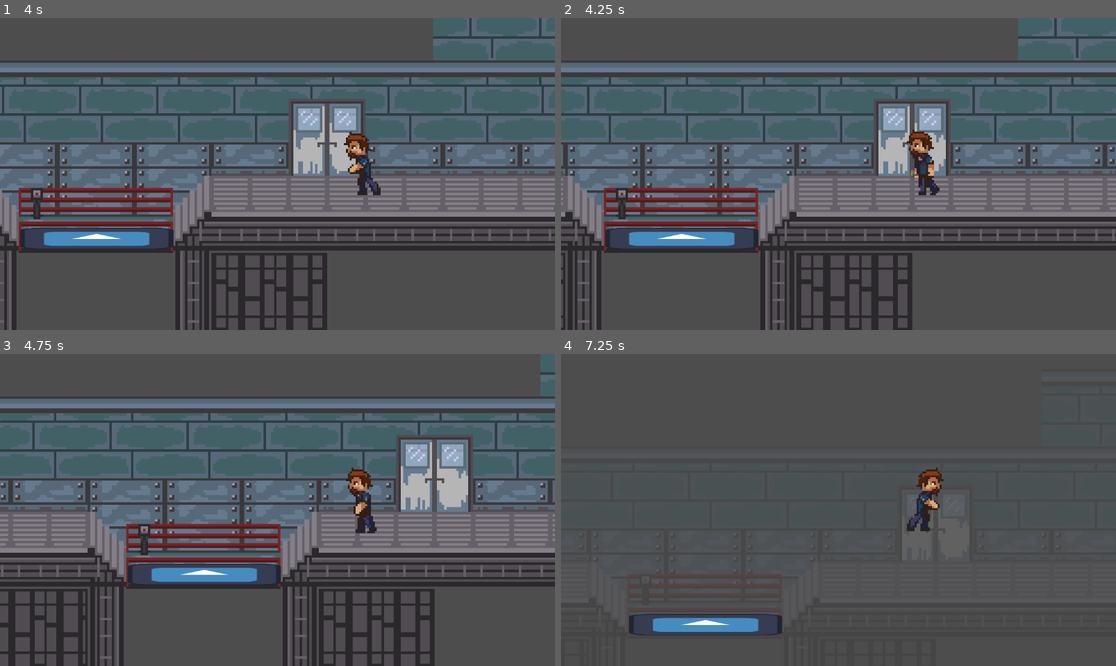
Above: before the commit, frames 1-4 (two rows, left to right).
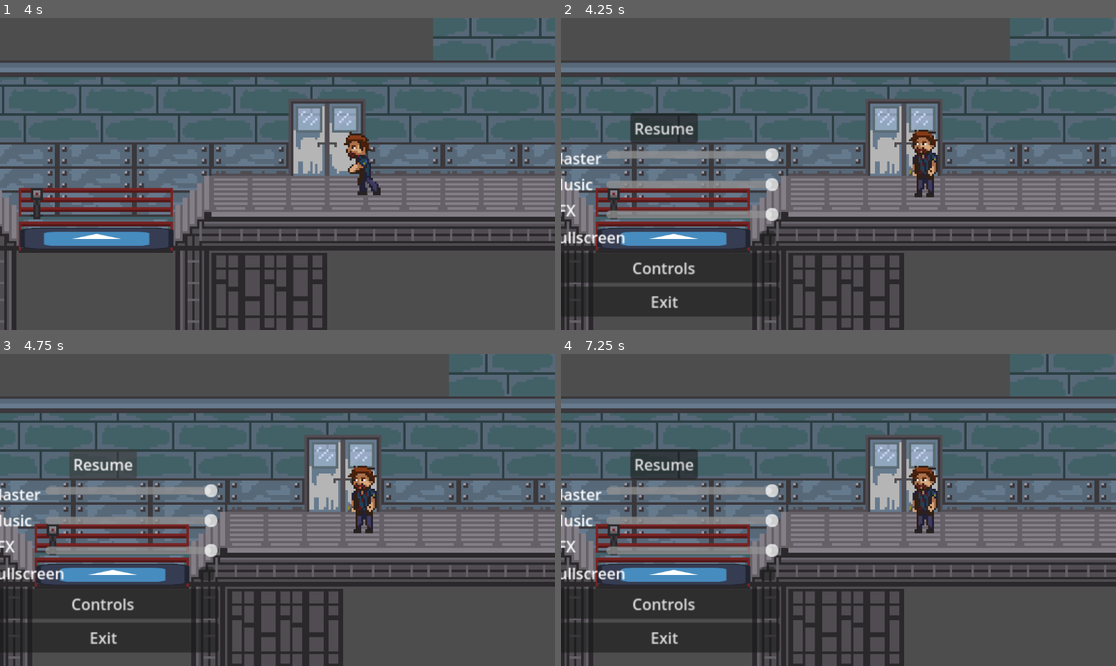
Above: after the commit, the same moments.

Repository: ZixHD/Toxic-Terror-Gamejam
Game: Godot game, scene res://Map/test.tscn
Two runs of this game, one before a commit and one after it. Both use one fixed random seed, a clock stepped at 60 frames per second and the inputs below. The project has no main scene, so this scene is started directly. The engine's default icon, where the game draws it, is replaced by a stand-in: a white triangle on a blue panel in a dark square.
Inputs (mouse positions are in pixels of both pictures, inside the frame that each line leads up to):
- Up to frame 1 (4 s): tap Enter at 0.5 s; move the mouse to (399, 158) at 0.52 s; hold D (right) 0.53-1.28 s; hold E (interact) 0.53-1.28 s; click (399, 158) at 0.67 s; move the mouse to (166, 189) at 1.27 s; hold S (down) 1.28-2.03 s; tap Shift (run) at 1.35, 2.85 s; move the mouse to (333, 105) at 2.02 s; hold D (right) 2.03-2.78 s; hold E (interact) 2.03-2.78 s; move the mouse to (249, 236) at 2.77 s; hold W (up) 2.78-3.53 s; click (249, 236) at 2.92 s; move the mouse to (444, 220) at 3.52 s; hold A (left) from 3.53 s (still down); hold E (interact) from 3.53 s (still down)
- Up to frame 2 (4.25 s): keep holding A (left); keep holding E (interact); tap Escape (pause, bound only after the commit) at 4.15 s
- Up to frame 3 (4.75 s): keep holding A (left); move the mouse to (111, 463) at 4.27 s; release E (interact) at 4.28 s; tap Shift (run) at 4.35 s
- Up to frame 4 (7.25 s): move the mouse to (866, 510) at 5.02 s; release A (left) at 5.03 s; hold S (down) 5.03-5.78 s; hold E (interact) 5.03-5.78 s; click (866, 510) at 5.17 s; move the mouse to (755, 432) at 5.77 s; hold D (right) 5.78-6.53 s; tap Shift (run) at 5.85 s; move the mouse to (960, 494) at 6.52 s; hold W (up) from 6.53 s (still down); hold E (interact) from 6.53 s (still down)

Frame 1 is identical in both runs. In frame 2, 22% of the frame differs, in the area x 0-100%, y 0-100%; in frame 3, 33%; in frame 4, 59%.

Commit message:
added settings

Diff:
--- a/toxic-terror-gamejam/Entity/Player/Player.tscn
+++ b/toxic-terror-gamejam/Entity/Player/Player.tscn
@@ -131,7 +131,7 @@
 texture = SubResource("PortableCompressedTexture2D_0s3jf")
 hframes = 5
 vframes = 5
-frame = 7
+frame = 18
 metadata/_aseprite_wizard_interface_config_ = {
 "pending_changes": {}
 }
--- a/toxic-terror-gamejam/Entity/Player/player.gd
+++ b/toxic-terror-gamejam/Entity/Player/player.gd
@@ -12,7 +12,4 @@
 const GRAVITY = 1500.0;
 
 func physics_process(_delta: float) -> void:
-	if cutscene:
-		velocity = Vector2.ZERO
-
 	pass
--- /dev/null
+++ b/toxic-terror-gamejam/Map/test.gd
@@ -0,0 +1,11 @@
+extends Node2D
+
+@onready var settings: Control = $Settings
+
+
+func _unhandled_input(event: InputEvent) -> void:
+	if event.is_action_pressed("pause"):
+		Engine.time_scale = 0
+		settings.visible = true;
+
+		get_tree().root.get_viewport().set_input_as_handled()
--- a/toxic-terror-gamejam/Map/test.tscn
+++ b/toxic-terror-gamejam/Map/test.tscn
@@ -1,11 +1,13 @@
-[gd_scene load_steps=13 format=4 uid="uid://bxs3kw4grss7j"]
-
+[gd_scene load_steps=15 format=4 uid="uid://bxs3kw4grss7j"]
+
+[ext_resource type="Script" uid="uid://buo767vbaef46" path="res://Map/test.gd" id="1_3noip"]
 [ext_resource type="PackedScene" uid="uid://ctu01ogyncypp" path="res://Entity/Player/Player.tscn" id="1_hxx1a"]
 [ext_resource type="Texture2D" uid="uid://b528bfukrqv0k" path="res://Assets/Map/Entrance.png" id="1_kmgeg"]
 [ext_resource type="Texture2D" uid="uid://c2wgwwhw7tct5" path="res://Assets/Map/WholeMap.png" id="2_lhw50"]
 [ext_resource type="PackedScene" uid="uid://dg17rlvu6dhy2" path="res://Entity/KeyPad/key_pad.tscn" id="3_lhw50"]
 [ext_resource type="Script" uid="uid://b4o2tnpc0heat" path="res://Map/door_1.gd" id="5_0q0wn"]
 [ext_resource type="PackedScene" uid="uid://cqjl7myebbg2s" path="res://Entity/Elevator/elevator.tscn" id="6_tyb8m"]
+[ext_resource type="PackedScene" uid="uid://by88lr47yw5hw" path="res://UI/GameScreens/Settings/settings.tscn" id="8_xpynk"]
 
 [sub_resource type="TileSetAtlasSource" id="TileSetAtlasSource_3d36u"]
 texture = ExtResource("1_kmgeg")
@@ -667,6 +669,7 @@
 size = Vector2(74, 77)
 
 [node name="Node2D" type="Node2D"]
+script = ExtResource("1_3noip")
 
 [node name="TileMapLayer" type="TileMapLayer" parent="."]
 texture_filter = 1
@@ -706,17 +709,24 @@
 [node name="Doors" type="Node" parent="."]
 
 [node name="Door_1" type="Area2D" parent="Doors"]
-position = Vector2(-121, 151)
+position = Vector2(798, 232)
 collision_layer = 0
 collision_mask = 2
 script = ExtResource("5_0q0wn")
 
 [node name="CollisionShape2D" type="CollisionShape2D" parent="Doors/Door_1"]
-position = Vector2(2, 10.5)
+position = Vector2(-920, -75)
 shape = SubResource("RectangleShape2D_lhw50")
 
 [node name="Elevator" parent="." instance=ExtResource("6_tyb8m")]
 position = Vector2(-367, 240)
 
+[node name="Settings" parent="." instance=ExtResource("8_xpynk")]
+visible = false
+offset_left = -367.0
+offset_top = 240.0
+offset_right = -367.0
+offset_bottom = 240.0
+
 [connection signal="body_entered" from="Doors/Door_1" to="Doors/Door_1" method="_on_body_entered"]
 [connection signal="body_exited" from="Doors/Door_1" to="Doors/Door_1" method="_on_body_exited"]
--- a/toxic-terror-gamejam/UI/GameScreens/Settings/settings.tscn
+++ b/toxic-terror-gamejam/UI/GameScreens/Settings/settings.tscn
@@ -1,16 +1,14 @@
 [gd_scene load_steps=4 format=3 uid="uid://by88lr47yw5hw"]
 
-[ext_resource type="Script" uid="uid://jtvqtoic8q81" path="res://Levels/Screens/Settings/settings.gd" id="1_kb38p"]
-[ext_resource type="PackedScene" uid="uid://dw4bg1cc3wnf7" path="res://Singleton/Audio/volume_slider.tscn" id="1_xtqq6"]
-[ext_resource type="PackedScene" uid="uid://comisw3tbg43c" path="res://Levels/Screens/InputSettings/input_settings.tscn" id="3_3yai5"]
+[ext_resource type="Script" uid="uid://jtvqtoic8q81" path="res://UI/GameScreens/Settings/settings.gd" id="1_kb38p"]
+[ext_resource type="PackedScene" uid="uid://dw4bg1cc3wnf7" path="res://UI/GameScreens/Audio/volume_slider.tscn" id="1_xtqq6"]
+[ext_resource type="PackedScene" uid="uid://comisw3tbg43c" path="res://UI/GameScreens/InputSettings/input_settings.tscn" id="3_3yai5"]
 
 [node name="Settings" type="Control"]
 layout_mode = 3
-anchors_preset = 8
-anchor_left = 0.5
-anchor_top = 0.5
-anchor_right = 0.5
-anchor_bottom = 0.5
+anchors_preset = 15
+anchor_right = 1.0
+anchor_bottom = 1.0
 grow_horizontal = 2
 grow_vertical = 2
 script = ExtResource("1_kb38p")
@@ -24,7 +22,7 @@
 anchor_bottom = 0.5
 offset_left = -121.0
 offset_top = -105.0
-offset_right = 119.0
+offset_right = 118.0
 offset_bottom = 106.0
 grow_horizontal = 2
 grow_vertical = 2
--- a/toxic-terror-gamejam/Utils/StatePattern/States/Cutscene.gd
+++ b/toxic-terror-gamejam/Utils/StatePattern/States/Cutscene.gd
@@ -4,10 +4,29 @@
 @onready var player = get_tree().get_first_node_in_group("Player")
 @onready var animation_player: AnimationPlayer = $"../../AnimationPlayer"
 
+var rng = RandomNumberGenerator.new()
 
+func Enter():
+	print("idle")
+	_update_animation()
+
+func _update_animation():
+	var num = rng.randi_range(1, 2)
+	if player.last_facing_direction == "left":
+		if num == 1:
+			animation_player.play("idle1L")
+		else:
+			animation_player.play("idle2L")
+		pass
+	else:
+		if num == 1:
+			animation_player.play("idle1R")
+		else:
+			animation_player.play("idle2R")
+		pass
 
 func Physics_Update(_delta: float):
 
 	player.velocity = Vector2.ZERO
-	if player.cutscene == false:
+	if player.cutscene == false and Engine.time_scale == 1:
 		Transitioned.emit(self, "idle")
--- a/toxic-terror-gamejam/Utils/StatePattern/States/Idle.gd
+++ b/toxic-terror-gamejam/Utils/StatePattern/States/Idle.gd
@@ -42,6 +42,6 @@
 	if direction_x != 0 or direction_y != 0:
 		Transitioned.emit(self, "walk")
 		return
-	if player.cutscene:
+	if player.cutscene or Engine.time_scale == 0:
 		Transitioned.emit(self, "cutscene")
 		return
--- a/toxic-terror-gamejam/Utils/StatePattern/States/Running.gd
+++ b/toxic-terror-gamejam/Utils/StatePattern/States/Running.gd
@@ -44,6 +44,6 @@
 		Transitioned.emit(self, "walk")
 		return
 
-	if player.cutscene:
+	if player.cutscene or Engine.time_scale == 0:
 		Transitioned.emit(self, "cutscene")
 		return
--- a/toxic-terror-gamejam/Utils/StatePattern/States/Walk.gd
+++ b/toxic-terror-gamejam/Utils/StatePattern/States/Walk.gd
@@ -51,6 +51,6 @@
 		if running_flag and direction_x != 0:
 			Transitioned.emit(self, "running")
 
-	if player.cutscene:
+	if player.cutscene or Engine.time_scale == 0:
 		Transitioned.emit(self, "cutscene")
 		return
--- a/toxic-terror-gamejam/project.godot
+++ b/toxic-terror-gamejam/project.godot
@@ -75,3 +75,8 @@
 "events": [Object(InputEventKey,"resource_local_to_scene":false,"resource_name":"","device":-1,"window_id":0,"alt_press …(192 unchanged characters)…
 ]
 }
+pause={
+"deadzone": 0.2,
+"events": [Object(InputEventKey,"resource_local_to_scene":false,"resource_name":"","device":-1,"window_id":0,"alt_pressed":false,"shift_pressed":false,"ctrl_pressed":false,"meta_pressed":false,"pressed":false,"keycode":0,"physical_keycode":4194305,"key_label":0,"unicode":0,"location":0,"echo":false,"script":null)
+]
+}
Not shown, added: toxic-terror-gamejam/Map/test.gd.uid
